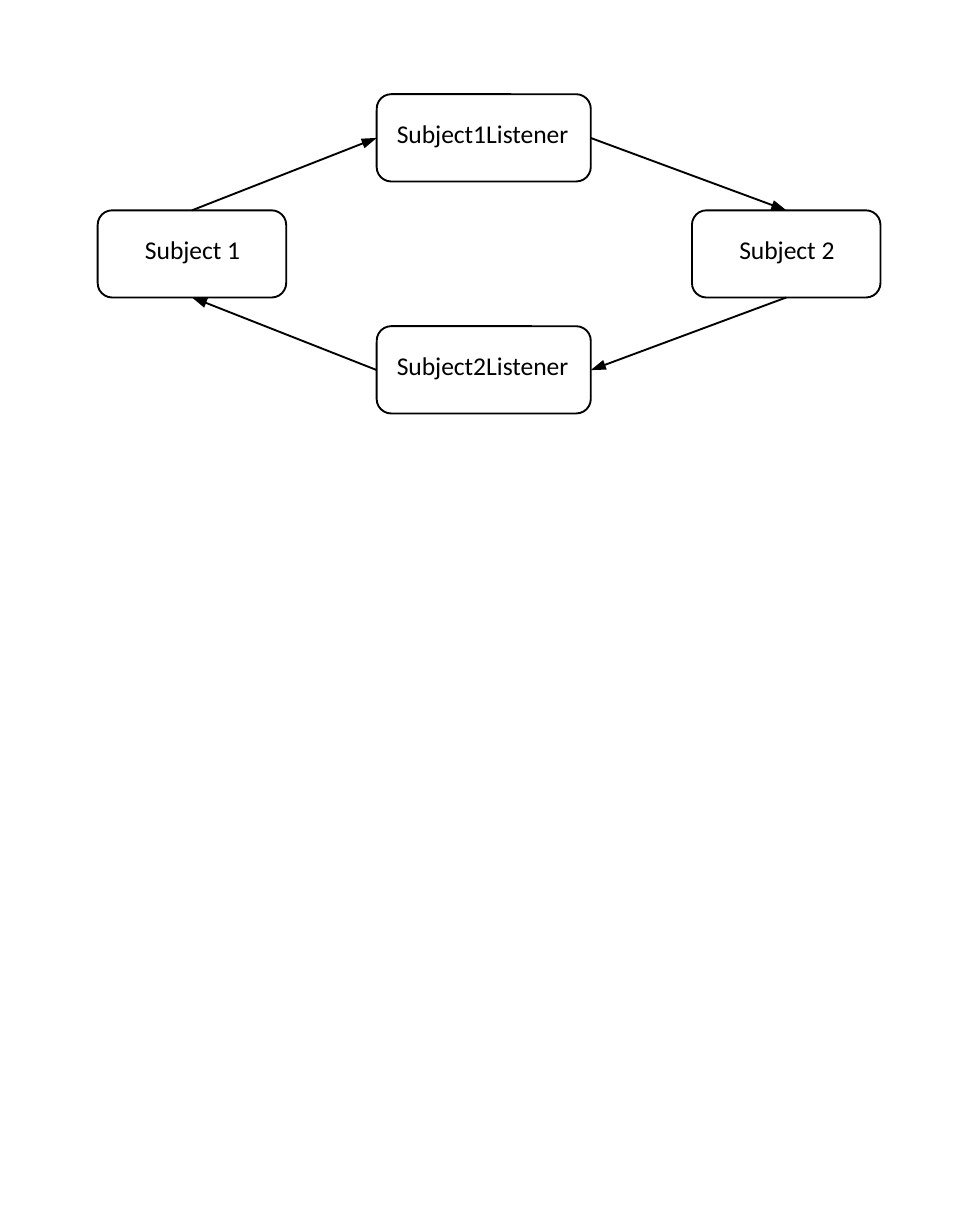
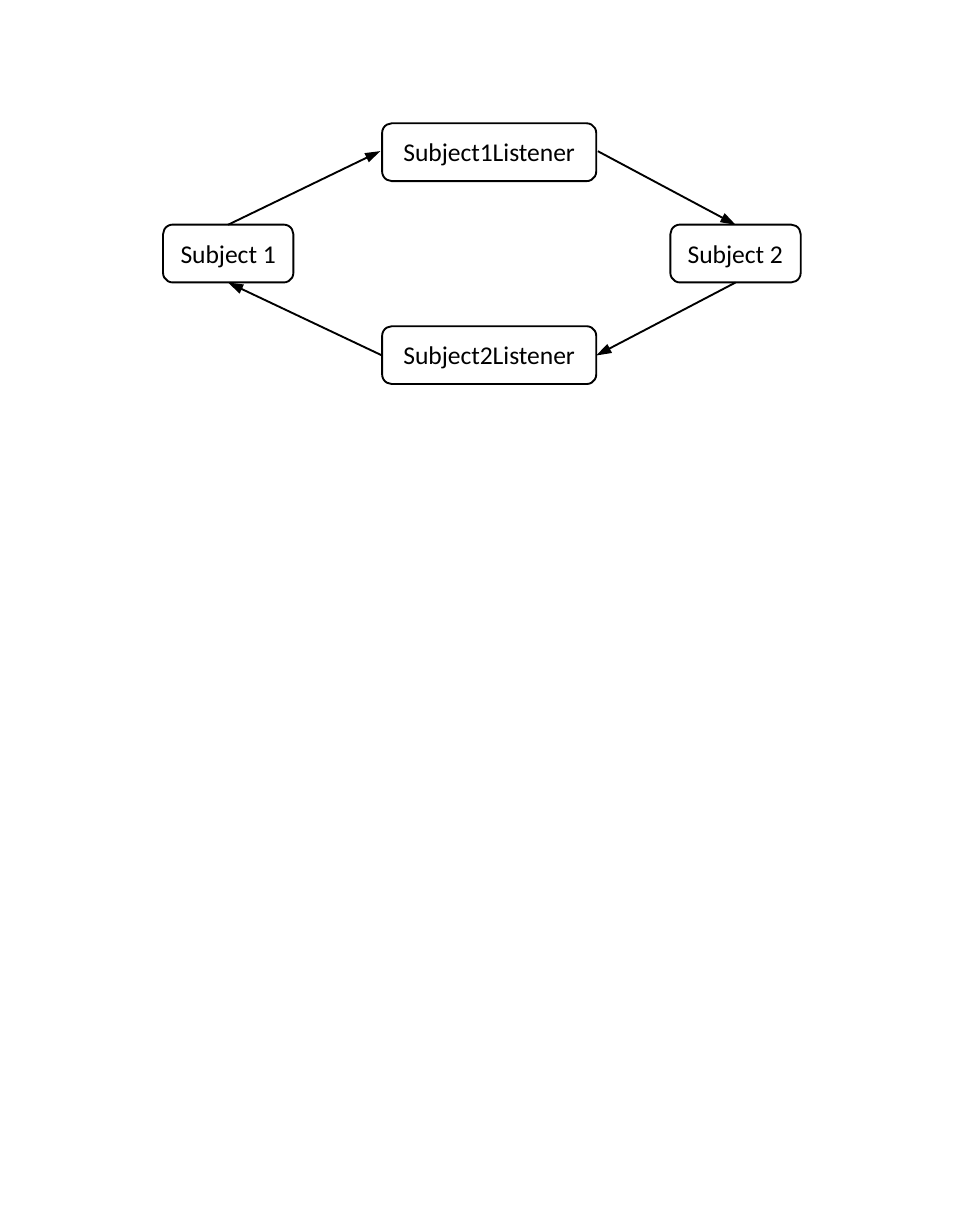
Before and after one commit to nikolaiweselinow/design-patterns-book, a slide deck: slide 1 of resources/Chapter-24-Observer/ch24-fig04-cyclic-dependencies.ppt. Drawn at 978x1232 pixels with LibreOffice and Linux fonts; fonts in the diff are those of the drawing. Boxes give left, top, right and bottom in pixels: in the first picture for what was removed or moved away, otherwise in the second. Text is boxed around its words. In the diff, an @@ line names an element or a change of style, - is before the commit and + after.

```diff
--- a/resources/Chapter-24-Observer/ch24-fig04-cyclic-dependencies.ppt
+++ b/resources/Chapter-24-Observer/ch24-fig04-cyclic-dependencies.ppt
@@ text "Subject1Listener": place and size @@
-text "Subject1Listener" at (397,125,568,148)
+text "Subject1Listener" at (403,143,574,166)
@@ rounded rectangle: place and size @@
-rounded rectangle at (378,94,591,180)
+rounded rectangle at (383,123,597,180)
@@ arrow moved from (192, 210) - (378, 138) to (228, 225) - (381, 151) @@
@@ arrow moved from (591, 138) - (786, 210) to (599, 151) - (737, 225) @@
@@ text "Subject 1": place and size @@
-text "Subject 1" at (145,241,240,264)
+text "Subject 1" at (181,245,276,268)
@@ rounded rectangle: place and size @@
-rounded rectangle at (98,210,285,297)
+rounded rectangle at (164,225,295,282)
@@ alignment left to centre in 4 elements at (403,346,574,369), (403,143,574,166), (181,245,276,268), (688,245,783,268) @@
@@ text "Subject 2": place and size @@
-text "Subject 2" at (739,241,835,264)
+text "Subject 2" at (688,245,783,268)
@@ rounded rectangle: place and size @@
-rounded rectangle at (693,210,880,297)
+rounded rectangle at (670,225,801,282)
@@ arrow moved from (378, 370) - (192, 298) to (383, 355) - (228, 282) @@
@@ arrow moved from (786, 298) - (591, 370) to (737, 282) - (597, 355) @@
@@ rounded rectangle: place and size @@
-rounded rectangle at (378,326,591,413)
+rounded rectangle at (383,326,597,383)
@@ text "Subject2Listener": place and size @@
-text "Subject2Listener" at (397,357,568,380)
+text "Subject2Listener" at (403,346,574,369)
```
Also in this commit, not shown: 3 other files.
